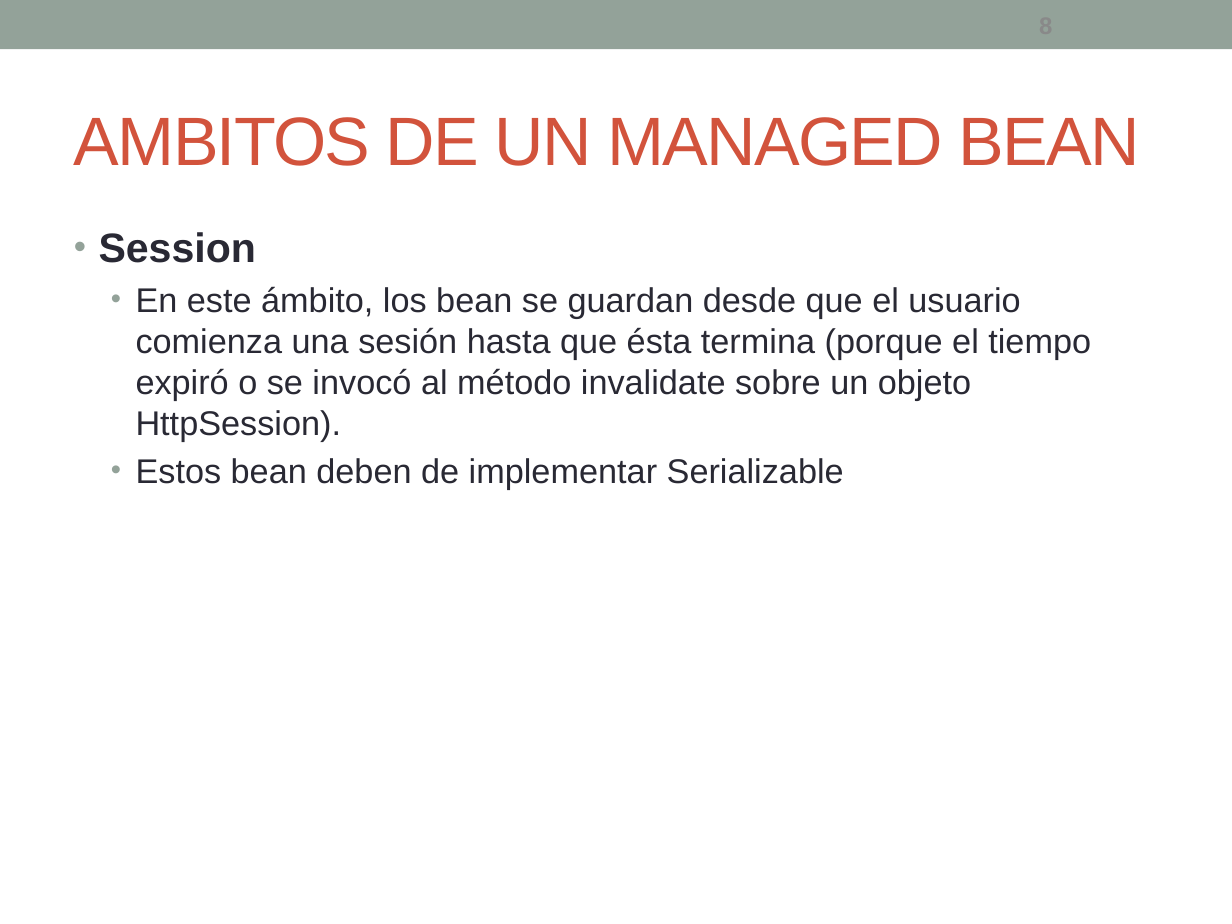
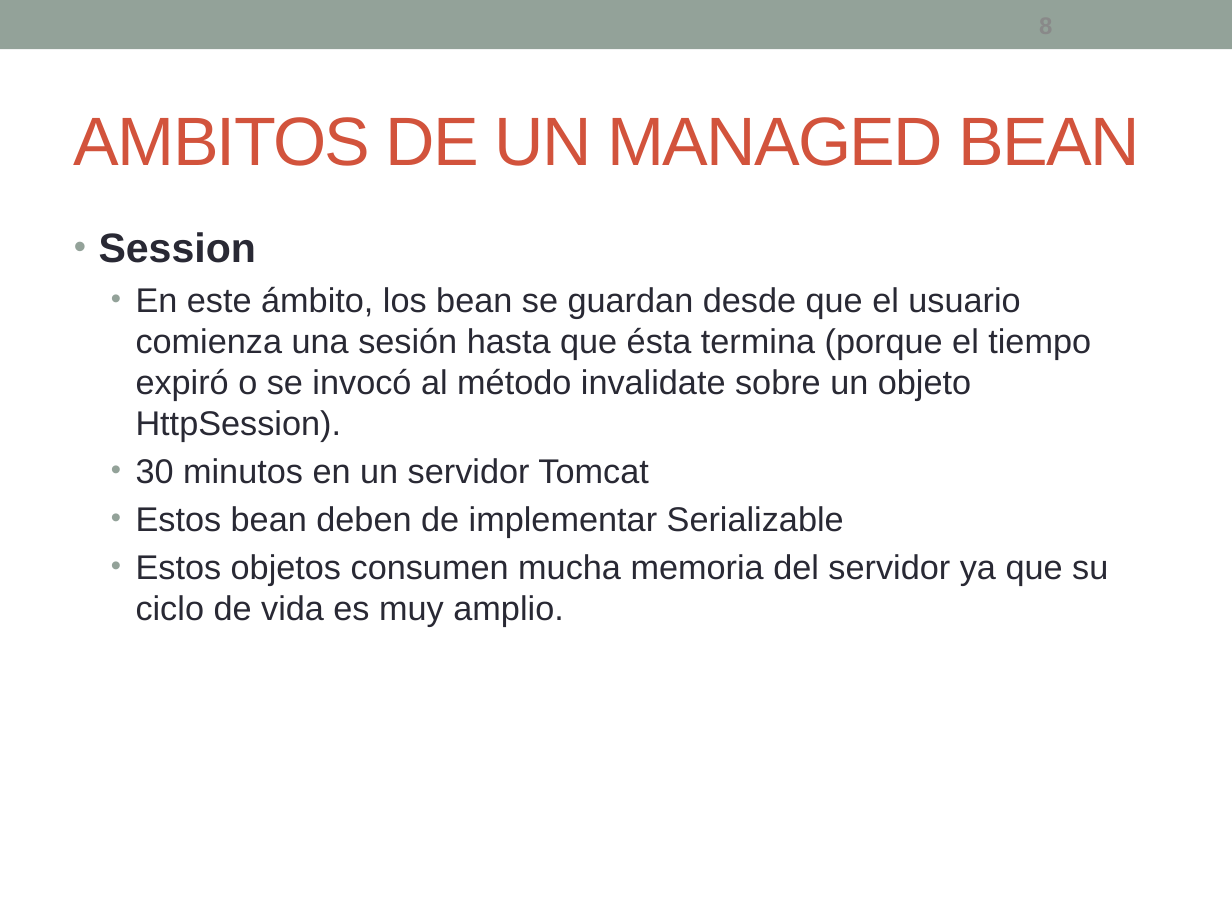
Before and after one commit to fdepablo/WsCursoJavaEE, a slide deck: slide 8 of _18_JSF/powerpoint/JSF - 3 - ManagedBean.pptx. Drawn at 1232x924 pixels with LibreOffice and Linux fonts; fonts in the diff are those of the drawing. Boxes give left, top, right and bottom in pixels: in the first picture for what was removed or moved away, otherwise in the second. Text is boxed around its words. In the diff, an @@ line names an element or a change of style, - is before the commit and + after.

```diff
--- a/_18_JSF/powerpoint/JSF - 3 - ManagedBean.pptx
+++ b/_18_JSF/powerpoint/JSF - 3 - ManagedBean.pptx
@@ text at (136,458,648,484): paragraph added @@
+  • 30 minutos en un servidor Tomcat
@@ text at (136,554,1108,626): paragraph added @@
+  • Estos objetos consumen mucha memoria del servidor ya que su ciclo de vida es muy amplio.
```
Also in this commit, not shown: 14 other slides changed, 2 slides added, 8 other files.
